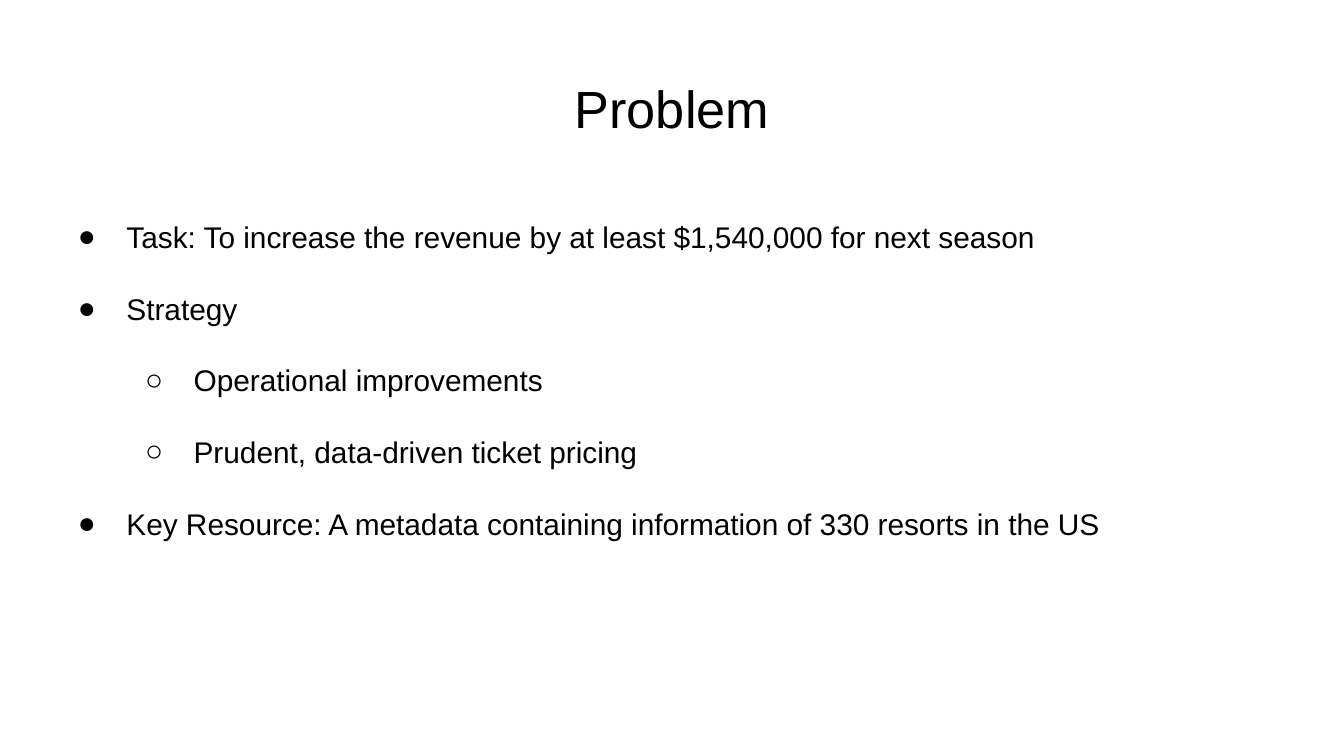
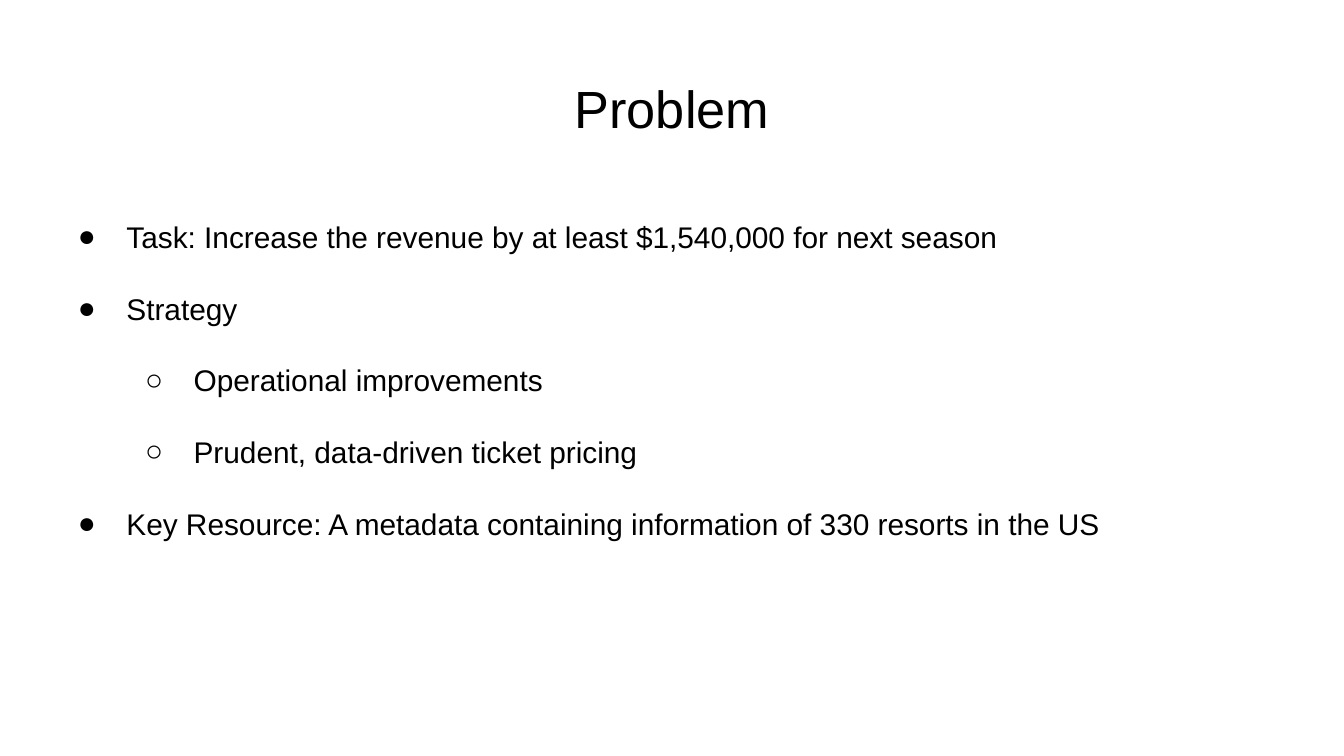
Before and after one commit to LuminussWind/DataScienceGuidedCapstone, a slide deck: slide 2 of Guided Capstone Slide Deck.pptx. Drawn at 1344x756 pixels with LibreOffice and Linux fonts; fonts in the diff are those of the drawing. Boxes give left, top, right and bottom in pixels: in the first picture for what was removed or moved away, otherwise in the second. Text is boxed around its words. In the diff, an @@ line names an element or a change of style, - is before the commit and + after.

```diff
--- a/Guided Capstone Slide Deck.pptx
+++ b/Guided Capstone Slide Deck.pptx
@@ text at [126, 226, 997, 253]: text changed @@
-● Task: To increase the revenue by at least $1,540,000 for next season
+● Task: Increase the revenue by at least $1,540,000 for next season
```
Also in this commit, not shown: 2 other slides changed.
